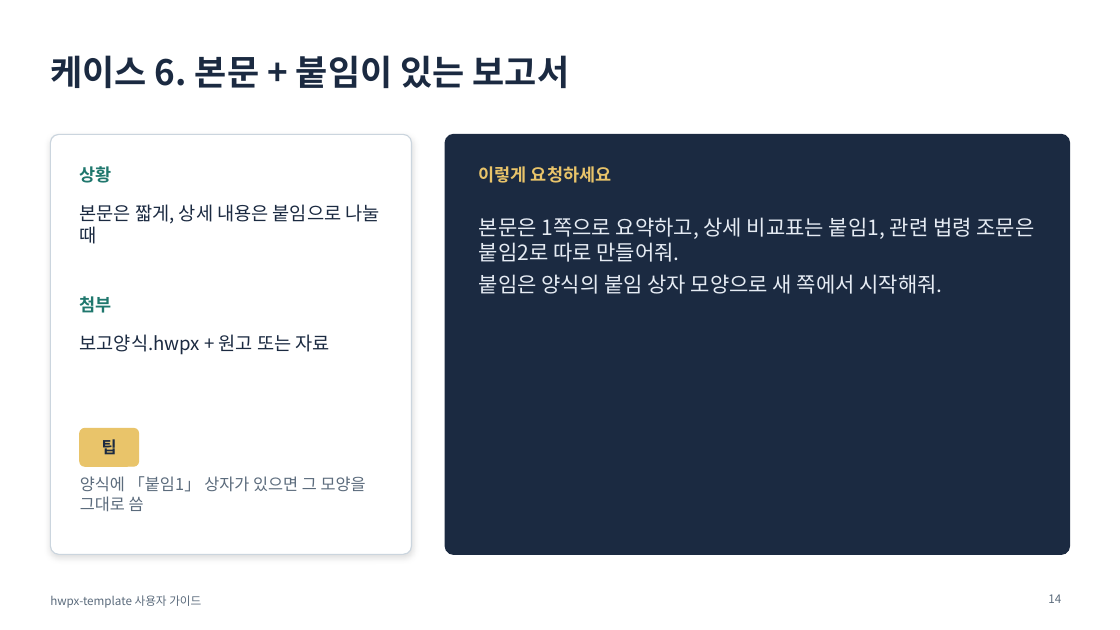
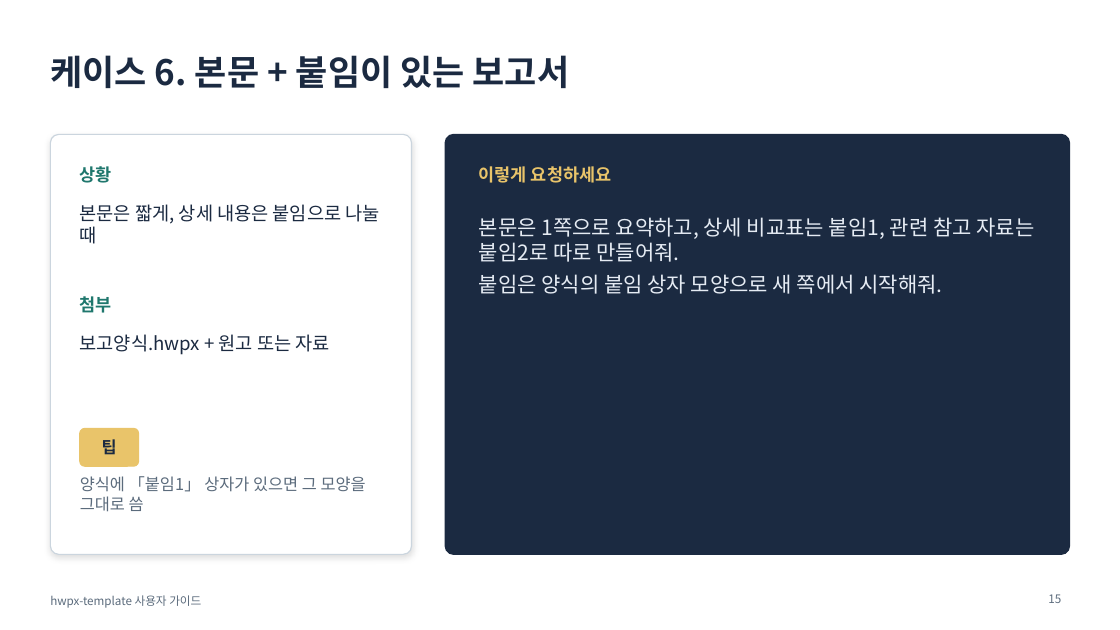
Before and after one commit to emilyJ7/hwpx-template-public, a slide deck: slide 15 of docs/사용자가이드.pptx (slide 14 before the commit). Drawn at 1120x630 pixels with LibreOffice and Linux fonts; fonts in the diff are those of the drawing. Boxes give left, top, right and bottom in pixels: in the first picture for what was removed or moved away, otherwise in the second. Text is boxed around its words. In the diff, an @@ line names an element or a change of style, - is before the commit and + after.

```diff
--- a/docs/사용자가이드.pptx
+++ b/docs/사용자가이드.pptx
@@ text at <box>479,217,1034,262</box>: text changed @@
-본문은 1쪽으로 요약하고, 상세 비교표는 붙임1, 관련 법령 조문은 붙임2로 따로 만들어줘.
+본문은 1쪽으로 요약하고, 상세 비교표는 붙임1, 관련 참고 자료는 붙임2로 따로 만들어줘.
@@ page number at <box>1048,594,1061,603</box>: text changed @@
-14
+15
```
Also in this commit, not shown: 5 other slides changed, 1 slide added, 1 slide removed, 14 other files.
